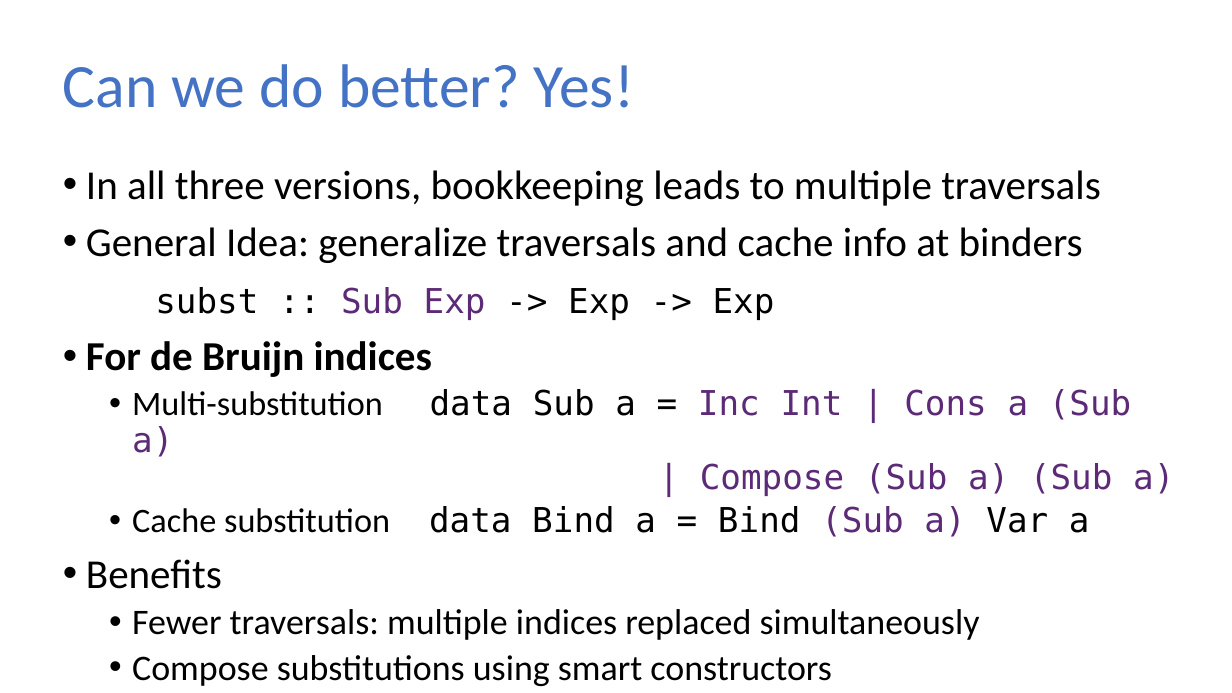
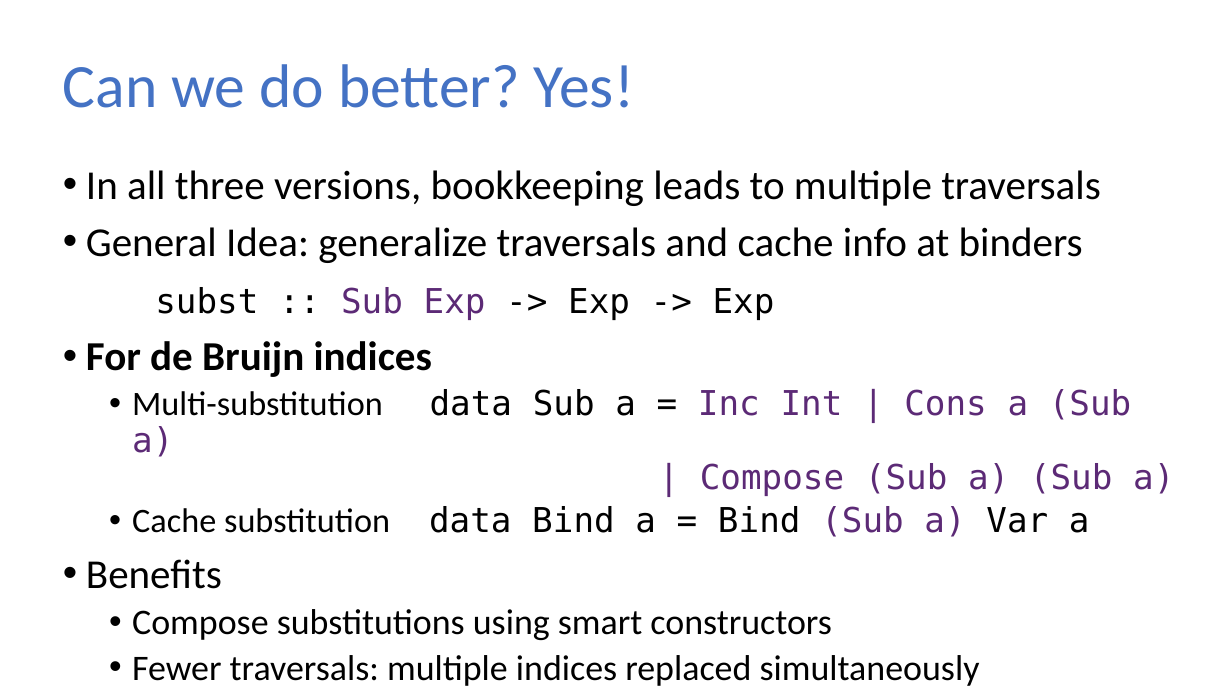
Before and after one commit to sweirich/lambda-n-ways, a slide deck: slide 22 of ifl-2021.pptx. Drawn at 1232x693 pixels with LibreOffice and Linux fonts; fonts in the diff are those of the drawing. Boxes give left, top, right and bottom in pixels: in the first picture for what was removed or moved away, otherwise in the second. Text is boxed around its words. In the diff, an @@ line names an element or a change of style, - is before the commit and + after.

```diff
--- a/ifl-2021.pptx
+++ b/ifl-2021.pptx
@@ text at (132, 609, 832, 640): paragraph added @@
+  • Compose substitutions using smart constructors
@@ text at (132, 655, 832, 686): paragraph removed @@
-  • Compose substitutions using smart constructors
```
Also in this commit, not shown: 10 other slides changed, 10 other files.
